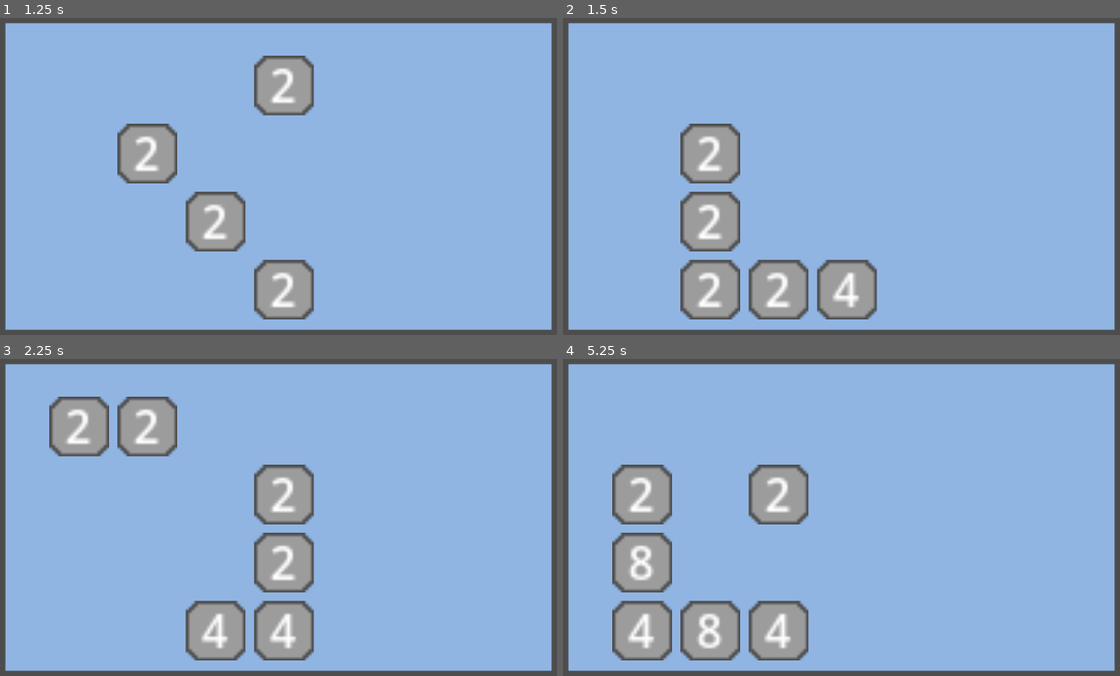
Above: before the commit, frames 1-4 (two rows, left to right).
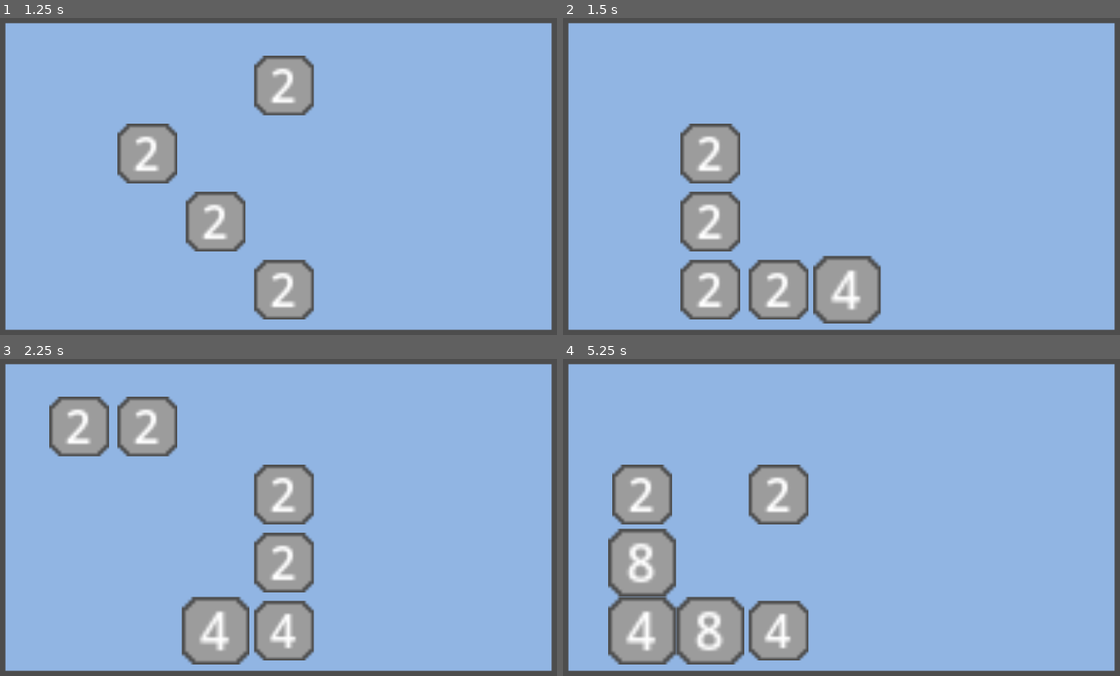
Above: after the commit, the same moments.

Repository: questionmark5482/2048test
Game: Godot game, scene res://Scenes/GamaManager.tscn
Same seed, same stepped clock (60 frames per second), same inputs: the game is played once before the commit and once after it.
Inputs:
- Up to frame 1 (1.25 s): tap Enter at 0.5 s; hold Right (ui_right) from 0.53 s (still down); hold Space (test_input) from 0.53 s (still down)
- Up to frame 2 (1.5 s): release Right (ui_right) at 1.28 s; release Space (test_input) at 1.28 s; hold Down (ui_down) from 1.28 s (still down); tap Space (test_input) at 1.35 s
- Up to frame 3 (2.25 s): tap Enter at 2 s; release Down (ui_down) at 2.03 s; hold Right (ui_right) from 2.03 s (still down); hold Space (test_input) from 2.03 s (still down)
- Up to frame 4 (5.25 s): release Right (ui_right) at 2.78 s; release Space (test_input) at 2.78 s; hold Up (ui_up) 2.78-3.53 s; tap Space (test_input) at 2.85, 4.35 s; tap Enter at 3.5 s; hold Space (test_input) 3.53-4.28 s; hold Left (ui_left) 3.53-5.03 s; hold Down (ui_down) from 5.03 s (still down); hold Space (test_input) from 5.03 s (still down)

Frame 1 is identical in both runs. In frame 2, 1.1% of the frame differs, in the area x 44-58%, y 74-97%; in frame 3, 1.1%; in frame 4, 3.5%, in the area x 8-33%, y 53-97%.

Commit message:
more animation

Diff:
--- a/scripts/block.gd
+++ b/scripts/block.gd
@@ -4,30 +4,53 @@
 var row_ind
 var col_ind
 
-var moving = false
-var move_tot_time = 0.1
+
+
 #var move_start_time
 var move_cur_time = 0
 var destination: Vector2
 var old_position: Vector2
 
-var to_be_destroyed = false
-var spawn_duration = 0.1
 var spawned_time
 var normal_scale = Vector2(5, 5)
-var in_scale = false
+var stress_begin_time
+var stress_factor = 0.15
+
+
+# status variables
+var spawn_scaling = true
+var moving = false
+var to_be_destroyed = false
+var stress_scaling = false
+
+# Durations
+var move_tot_time = 0.1
+var spawn_duration = 0.1
 var spawn_wait_time = 0.075
+var stress_duration = 0.15
+
+# Nodes
+var board
+
 
 # Called when the node enters the scene tree for the first time.
 func _ready():
 	num_label = get_node("num_label")
 	spawned_time = Time.get_unix_time_from_system()
 
+	# get nodes
+	board = get_parent()
+
+func set_up():
+	num = board.game_manager.blocks[row_ind][col_ind]
+	num_label.text = str(num)
 
 # Called every frame. 'delta' is the elapsed time since the previous frame.
 func _process(delta):
-	if not in_scale:
+	if spawn_scaling:
 		handle_spawn_scaling()
+	if stress_scaling:
+		handle_stress_scaling(stress_begin_time)
 	if moving:
 		handle_move(delta)
 
@@ -41,18 +64,22 @@
 
 
 func merge_to(input_destination: Vector2):
-	move_to(input_destination)
+	destination = input_destination
+	old_position = position
+	moving = true
 	to_be_destroyed = true
 
 
-func refresh(n):
-	num = n
-	if n != 0:
-		num_label.text = str(n)
-		visible = true
-	else:
-		num_label.text = " "
-		visible = false
+func refresh():
+	var n = board.game_manager.blocks[row_ind][col_ind]
+	if num != n:
+		num = n
+		stress_begin_time = Time.get_unix_time_from_system()
+		stress_scale()
+	num_label.text = str(n)
+
+func stress_scale():
+	stress_scaling = true
 
 
 func move_lambda(t):
@@ -68,7 +95,17 @@
 	scale = normal_scale * max((cur_time-spawn_wait_time)/spawn_duration, 0)
 	if cur_time-spawn_wait_time >= spawn_duration:
 		scale = normal_scale
-		in_scale = true
+		spawn_scaling = false
+
+func handle_stress_scaling(begin_time):
+	var cur_time = Time.get_unix_time_from_system() - begin_time
+	var tt = cur_time/stress_duration
+	var cur_factor = min(2*tt, 2 - 2*tt) * stress_factor
+	scale = normal_scale * (1 + cur_factor)
+	print(cur_factor)
+	if cur_time >= stress_duration:
+		scale = normal_scale
+		stress_scaling = false
 
 func handle_move(delta):
 	move_cur_time += delta
@@ -79,3 +116,4 @@
 			queue_free()
 		position = destination
 		moving = false
+		refresh()
--- a/scripts/board.gd
+++ b/scripts/board.gd
@@ -67,9 +67,9 @@
 	add_child(cur_block)
 	active_blocks.append(cur_block)
 	cur_block.position = cur_vec
-	cur_block.refresh(num)
 	cur_block.row_ind = ii
 	cur_block.col_ind = jj
+	cur_block.set_up()
 
 func move_block(ii, jj, iii, jjj):
 	for block in active_blocks:
@@ -80,12 +80,12 @@
 			return
 
 func merge_block(ii, jj, iii, jjj):
-	# refresh the value
-	for b_ind in range(len(active_blocks)):
-		var block = active_blocks[b_ind]
-		if block.row_ind == iii and block.col_ind == jjj:
-			block.refresh(game_manager.blocks[iii][jjj])
-			break
+#	# refresh the value
+#	for b_ind in range(len(active_blocks)):
+#		var block = active_blocks[b_ind]
+#		if block.row_ind == iii and block.col_ind == jjj:
+#			block.refresh(game_manager.blocks[iii][jjj])
+#			break
 	# move and destroy
 	for b_ind in range(len(active_blocks)):
 		var block = active_blocks[b_ind]
Not shown, changed: Todo.txt
